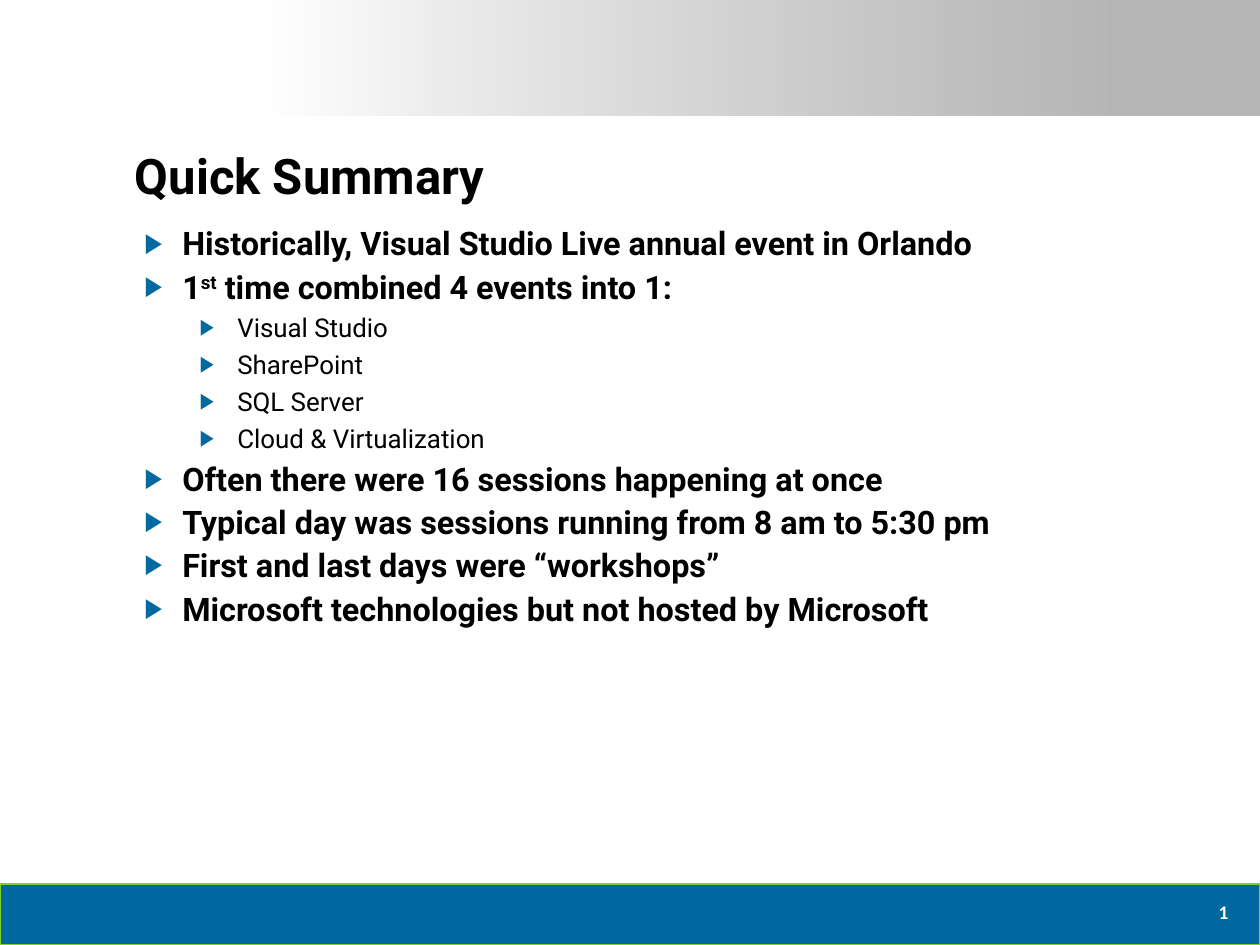
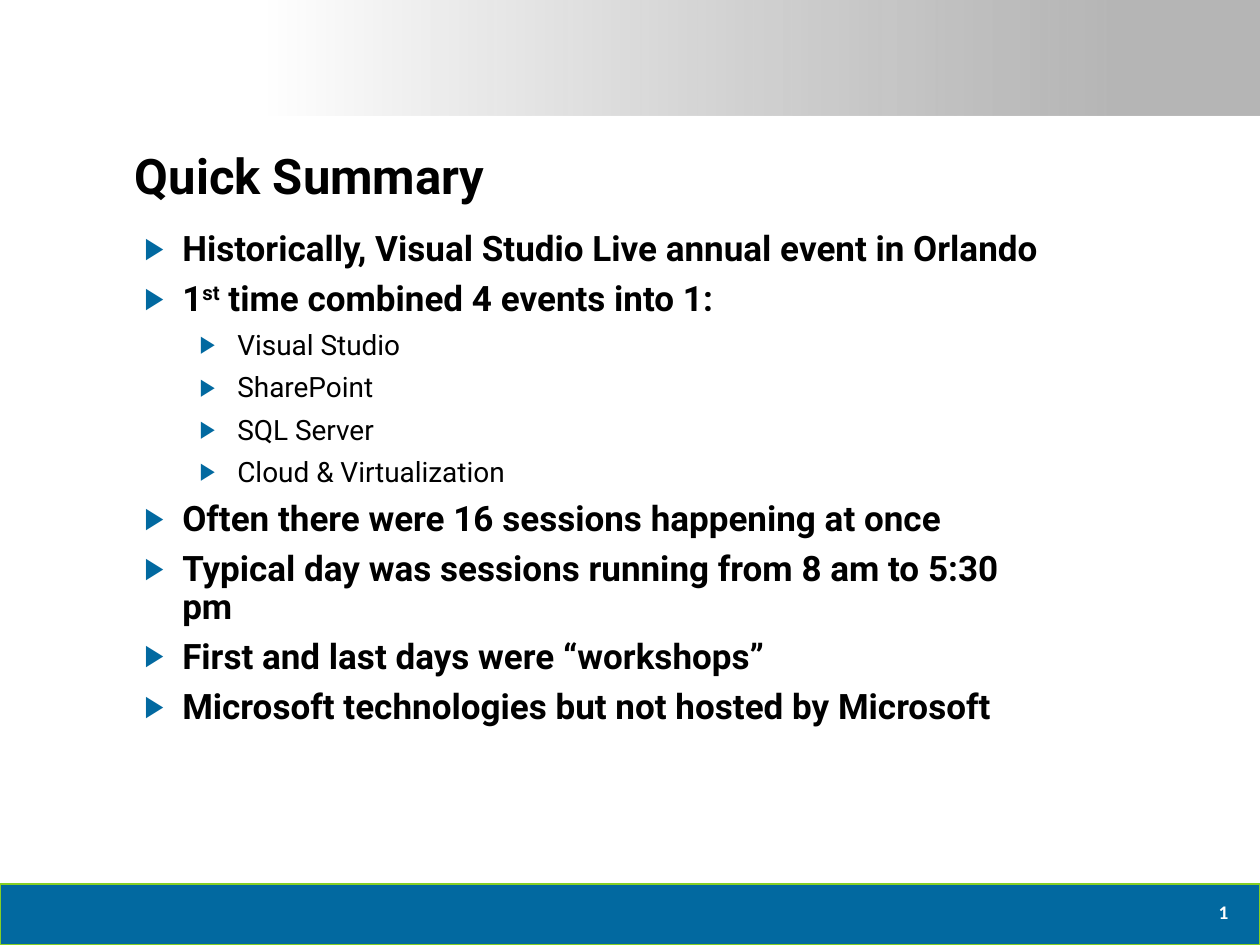
Before and after one commit to dtomyn/HTML5Demo1, a slide deck: slide 2 of Docs/2012 - Live360 Event Review (NEWER).pptx. Drawn at 1260x945 pixels with LibreOffice and Linux fonts; fonts in the diff are those of the drawing; background and template pictures are left out. Boxes give left, top, right and bottom in pixels: in the first picture for what was removed or moved away, otherwise in the second. Text is boxed around its words. In the diff, an @@ line names an element or a change of style, - is before the commit and + after.

```diff
--- a/Docs/2012 - Live360 Event Review (NEWER).pptx
+++ b/Docs/2012 - Live360 Event Review (NEWER).pptx
@@ text "Historically, Visual Studio Live annual ..." at (182, 234, 1037, 727): size 18.5 to 20 pt in "Historically, Visual Studio Live annual event in ...", "1st time combined 4 events into 1:", "Often there were 16 sessions happening at ...", "Typical day was sessions running from 8 ..." and 2 more places; size 14.8 to 16 pt in "Visual Studio", "SharePoint", "SQL Server", "Cloud & Virtualization"; line spacing 0.8 to 0.9 @@
```
Also in this commit, not shown: 5 other slides changed, 1 slide removed.
